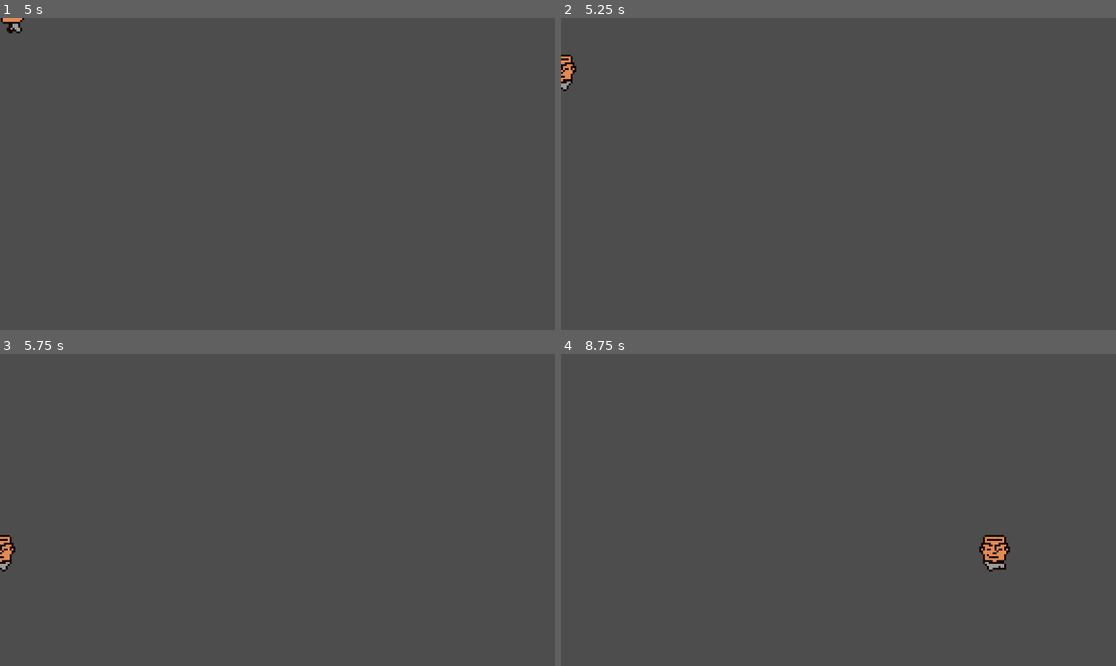
Above: before the commit, frames 1-4 (two rows, left to right).
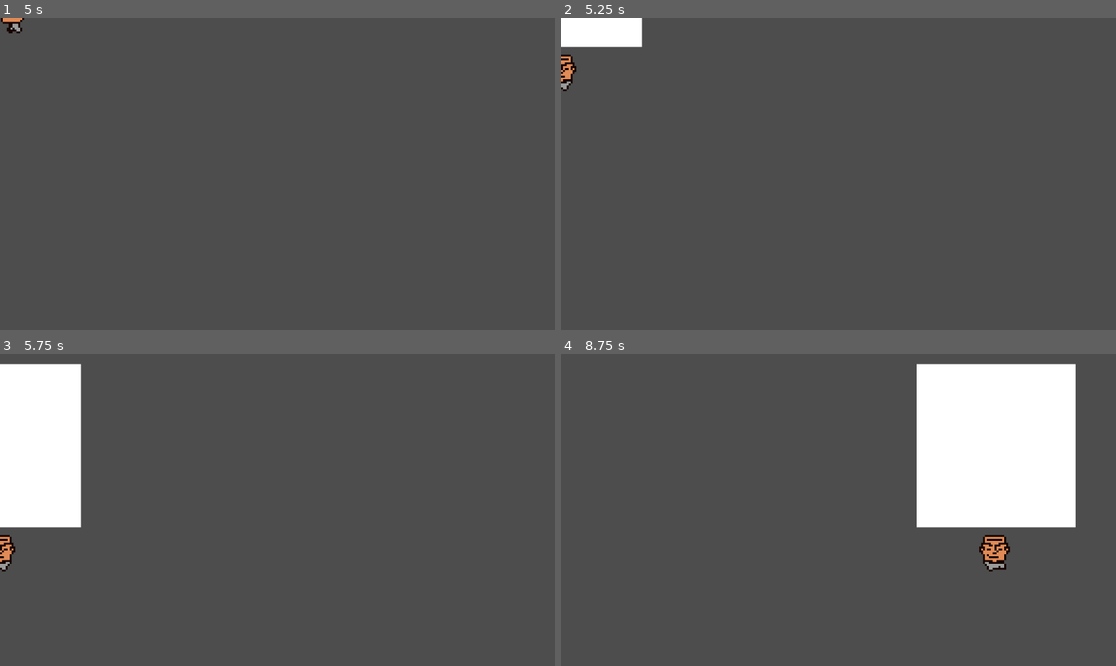
Above: after the commit, the same moments.

Repository: joviprata/game-death-contest
Game: Godot game, scene res://personagens/main_character.tscn
Two runs of this game, one before a commit and one after it. Both use one fixed random seed, a clock stepped at 60 frames per second and the inputs below. The project has no main scene, so this scene is started directly.
Inputs:
- Up to frame 1 (5 s): hold Right (right) 0.53-1.28 s; hold E (interaction) 0.53-1.28 s; hold Down (down) 1.28-2.03 s; tap E (interaction) at 1.35, 2.85, 4.35 s; hold Right (right) 2.03-2.78 s; hold E (interaction) 2.03-2.78 s; hold Up (up) 2.78-3.53 s; hold E (interaction) 3.53-4.28 s; hold Left (left) from 3.53 s (still down); tap Q (inventory, bound only after the commit) at 4.15 s
- Up to frame 2 (5.25 s): release Left (left) at 5.03 s; hold Down (down) from 5.03 s (still down); hold E (interaction) from 5.03 s (still down)
- Up to frame 3 (5.75 s): keep holding Down (down); keep holding E (interaction)
- Up to frame 4 (8.75 s): release Down (down) at 5.78 s; release E (interaction) at 5.78 s; hold Right (right) 5.78-6.53 s; tap E (interaction) at 5.85, 7.35 s; hold Up (up) 6.53-7.28 s; hold E (interaction) 6.53-7.28 s; hold Right (right) 7.28-8.03 s; hold Down (down) from 8.03 s (still down); hold E (interaction) from 8.03 s (still down)

Frame 1 is identical in both runs. In frame 2, 1.4% of the frame differs, in the area x 0-15%, y 0-10%; in frame 3, 7.7%; in frame 4, 15%, in the area x 64-93%, y 3-56%.

Commit message:
morte implementada

Diff:
--- /dev/null
+++ b/melhor_morte/personagens/inventory/Inventory_item.gd
@@ -0,0 +1,5 @@
+extends Resource
+class_name InvItem
+
+@export var name: String = ""
+@export var texture: Texture2D
--- /dev/null
+++ b/melhor_morte/personagens/inventory/inv_ui.gd
@@ -0,0 +1,21 @@
+extends Control
+
+var is_open = false
+
+func _ready():
+	close()
+
+func _process(delta: float) -> void:
+	if Input.is_action_just_pressed("inventory"):
+		if is_open:
+			close()
+		else:
+			open()
+
+func open():
+	visible = true
+	is_open = true
+
+func close():
+	visible = false
+	is_open = false
--- /dev/null
+++ b/melhor_morte/personagens/inventory/inv_ui.tscn
@@ -0,0 +1,15 @@
+[gd_scene load_steps=2 format=3 uid="uid://cypjd0ebv1awr"]
+
+[ext_resource type="Script" path="res://personagens/inventory/inv_ui.gd" id="1_ejb7m"]
+
+[node name="Inv_UI" type="Control"]
+layout_mode = 3
+anchors_preset = 0
+offset_right = 40.0
+offset_bottom = 40.0
+script = ExtResource("1_ejb7m")
+
+[node name="ColorRect" type="ColorRect" parent="."]
+layout_mode = 0
+offset_right = 110.0
+offset_bottom = 113.0
--- /dev/null
+++ b/melhor_morte/personagens/inventory/inventory.gd
@@ -0,0 +1,4 @@
+extends Resource
+class_name Inv
+
+@export var items: Array[InvItem]
--- /dev/null
+++ b/melhor_morte/personagens/inventory_mainCharacter.tres
@@ -0,0 +1,9 @@
+[gd_resource type="Resource" script_class="Inv" load_steps=4 format=3 uid="uid://ctl8c10sxrt8m"]
+
+[ext_resource type="Script" path="res://personagens/inventory/Inventory_item.gd" id="1_ddml3"]
+[ext_resource type="Resource" uid="uid://d4djiwf33e15u" path="res://personagens/items/egg.tres" id="2_0r1ab"]
+[ext_resource type="Script" path="res://personagens/inventory/inventory.gd" id="3_hss1n"]
+
+[resource]
+script = ExtResource("3_hss1n")
+items = Array[ExtResource("1_ddml3")]([null, ExtResource("2_0r1ab"), null, null, null, null, ExtResource("2_0r1ab"), null, null, null, null, null])
--- /dev/null
+++ b/melhor_morte/personagens/items/egg.tres
@@ -0,0 +1,9 @@
+[gd_resource type="Resource" script_class="InvItem" load_steps=3 format=3 uid="uid://d4djiwf33e15u"]
+
+[ext_resource type="Script" path="res://personagens/inventory/Inventory_item.gd" id="1_6qum0"]
+[ext_resource type="Texture2D" uid="uid://5rlupw3ysbtd" path="res://arte/Sprout Lands - Sprites - Basic pack/Characters/Egg_And_Nest.png" id="2_v1wc3"]
+
+[resource]
+script = ExtResource("1_6qum0")
+name = "egg"
+texture = ExtResource("2_v1wc3")
--- a/melhor_morte/personagens/main_character.gd
+++ b/melhor_morte/personagens/main_character.gd
@@ -12,6 +12,11 @@
 @onready var all_interactions = []
 @onready var interact_label = $InteractionComponent/InteractLabel
 
+@export var inv: Inv
+@onready var sprite = $Sprite2D
+var on_interaction_area = false
+var morto = false
+
 func _ready():
 	update_animation_parameters(starting_direction)
 
@@ -21,13 +26,13 @@
 		Input.get_action_strength("right") - Input.get_action_strength("left"),
 		Input.get_action_strength("down") - Input.get_action_strength("up")
 	)
+	if not morto:
+		update_animation_parameters(input_direction)
 
-	update_animation_parameters(input_direction)
+		velocity = input_direction * move_speed
 
-	velocity = input_direction * move_speed
-
-	move_and_slide()
-	pick_new_state()
+		move_and_slide()
+		pick_new_state()
 
 func update_animation_parameters(move_input : Vector2):
 	if(move_input != Vector2.ZERO):
@@ -40,22 +45,33 @@
 	else:
 		state_machine.travel("Idle", false)
 
+func _process(delta: float) -> void:
+	if Input.get_action_strength("interaction") && on_interaction_area:
+		sprite.flip_v = -1
+		morto = true
+		animation_tree.active = false
+		interact_label.text = "e morreu"
+
 
 # funções de interação
 func _on_interaction_area_area_entered(area: Area2D) -> void:
 	all_interactions.insert(0, area)
 	print("entrei")
+	on_interaction_area = true
 	update_interactions()
 
 
 func _on_interaction_area_area_exited(area: Area2D) -> void:
 	all_interactions.erase(area)
 	print("sai")
+	on_interaction_area = false
 	update_interactions()
+
+
 
 func update_interactions():
 	if all_interactions:
 		interact_label.text = all_interactions[0].interact_label
-		print(all_interactions[0].interact_label)
+
 	else:
 		interact_label.text = ""
--- a/melhor_morte/personagens/main_character.tscn
+++ b/melhor_morte/personagens/main_character.tscn
@@ -1,7 +1,9 @@
-[gd_scene load_steps=30 format=3 uid="uid://dsie3gcn2wb4t"]
+[gd_scene load_steps=32 format=3 uid="uid://dsie3gcn2wb4t"]
 
 [ext_resource type="Script" path="res://personagens/main_character.gd" id="1_5lhcj"]
 [ext_resource type="Texture2D" uid="uid://co5thcbuo0fuk" path="res://personagens/Player 1 Spritesheet.png" id="2_3dsva"]
+[ext_resource type="Resource" uid="uid://ctl8c10sxrt8m" path="res://personagens/inventory_mainCharacter.tres" id="2_eu1iq"]
+[ext_resource type="PackedScene" uid="uid://cypjd0ebv1awr" path="res://personagens/inventory/inv_ui.tscn" id="4_x6ymr"]
 
 [sub_resource type="RectangleShape2D" id="RectangleShape2D_5jl56"]
 size = Vector2(14, 11)
@@ -242,13 +244,14 @@
 
 [node name="CharacterBody2D" type="CharacterBody2D"]
 script = ExtResource("1_5lhcj")
+inv = ExtResource("2_eu1iq")
 
 [node name="Sprite2D" type="Sprite2D" parent="."]
 scale = Vector2(0.25, 0.25)
 texture = ExtResource("2_3dsva")
 hframes = 4
 vframes = 4
-frame = 5
+frame = 4
 
 [node name="CollisionShape2D" type="CollisionShape2D" parent="."]
 position = Vector2(0, 5)
@@ -290,5 +293,11 @@
 scale = Vector2(0.6, 0.6)
 horizontal_alignment = 1
 
+[node name="Inv_UI" parent="." instance=ExtResource("4_x6ymr")]
+offset_left = -54.0
+offset_top = -133.0
+offset_right = -14.0
+offset_bottom = -93.0
+
 [connection signal="area_entered" from="InteractionComponent/InteractionArea" to="." method="_on_interaction_area_area_entered"]
 [connection signal="area_exited" from="InteractionComponent/InteractionArea" to="." method="_on_interaction_area_area_exited"]
--- a/melhor_morte/project.godot
+++ b/melhor_morte/project.godot
@@ -46,6 +46,11 @@
 "events": [Object(InputEventKey,"resource_local_to_scene":false,"resource_name":"","device":-1,"window_id":0,"alt_press …(192 unchanged characters)…
 ]
 }
+inventory={
+"deadzone": 0.5,
+"events": [Object(InputEventKey,"resource_local_to_scene":false,"resource_name":"","device":-1,"window_id":0,"alt_pressed":false,"shift_pressed":false,"ctrl_pressed":false,"meta_pressed":false,"pressed":false,"keycode":0,"physical_keycode":81,"key_label":0,"unicode":113,"location":0,"echo":false,"script":null)
+]
+}
 
 [layer_names]
 
